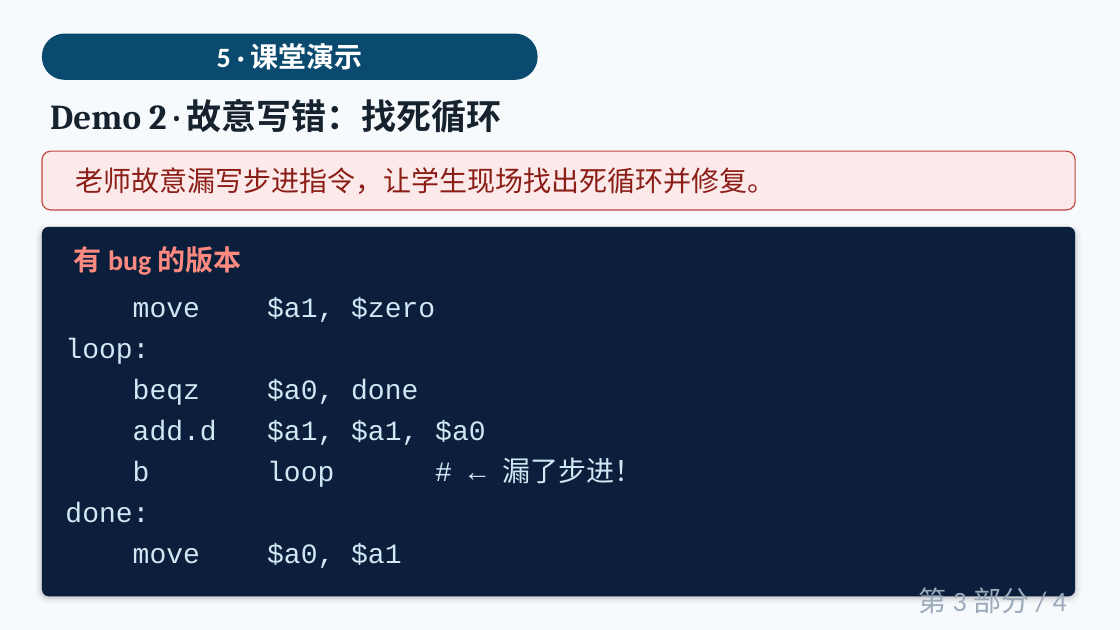
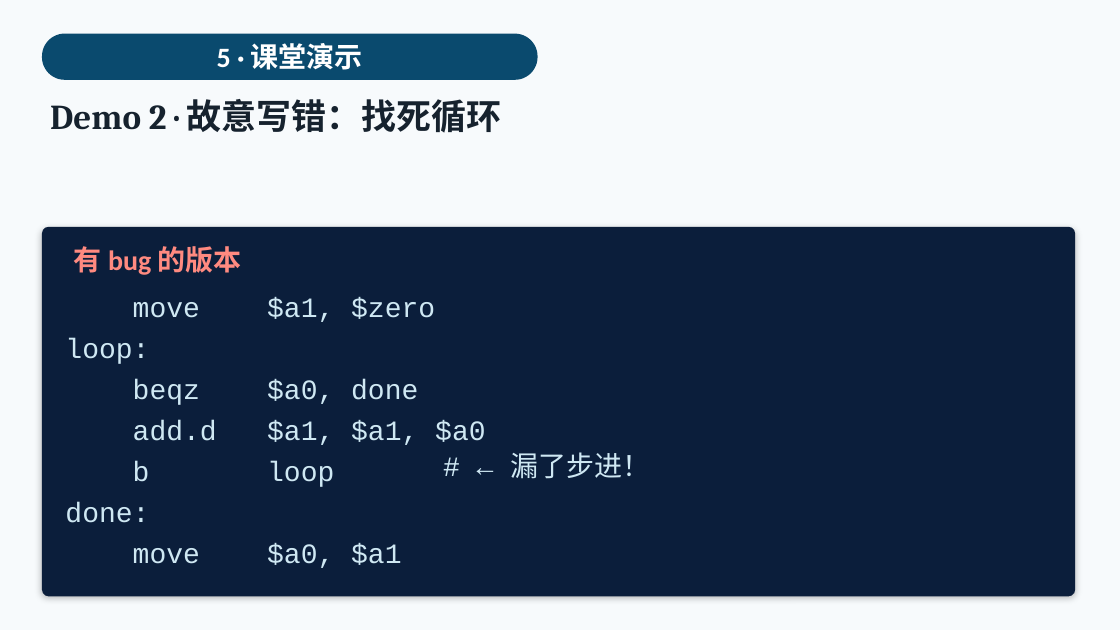
Before and after one commit to cxi218447-byte/miniOS, a slide deck: slide 29 of docs/05/05_branch_loop_course.pptx (slide 26 before the commit). Drawn at 1120x630 pixels with LibreOffice and Linux fonts; fonts in the diff are those of the drawing. Boxes give left, top, right and bottom in pixels: in the first picture for what was removed or moved away, otherwise in the second. Text is boxed around its words. In the diff, an @@ line names an element or a change of style, - is before the commit and + after.

```diff
--- a/docs/05/05_branch_loop_course.pptx
+++ b/docs/05/05_branch_loop_course.pptx
@@ rounded rectangle removed at (42, 151, 1075, 210) @@
@@ text removed at (75, 167, 775, 194) @@
-老师故意漏写步进指令，让学生现场找出死循环并修复。
@@ text at (267, 461, 334, 487): text changed @@
-b loop # ← 漏了步进！
+b loop
@@ text added at (510, 452, 650, 479), 24 pt, text #CFE8F3 @@
+# ← 漏了步进！
@@ text removed at (918, 583, 1067, 619) @@
-第 3 部分 / 4
```
Also in this commit, not shown: 7 other slides changed, 3 slides added, 3 slides removed, 21 other files.
